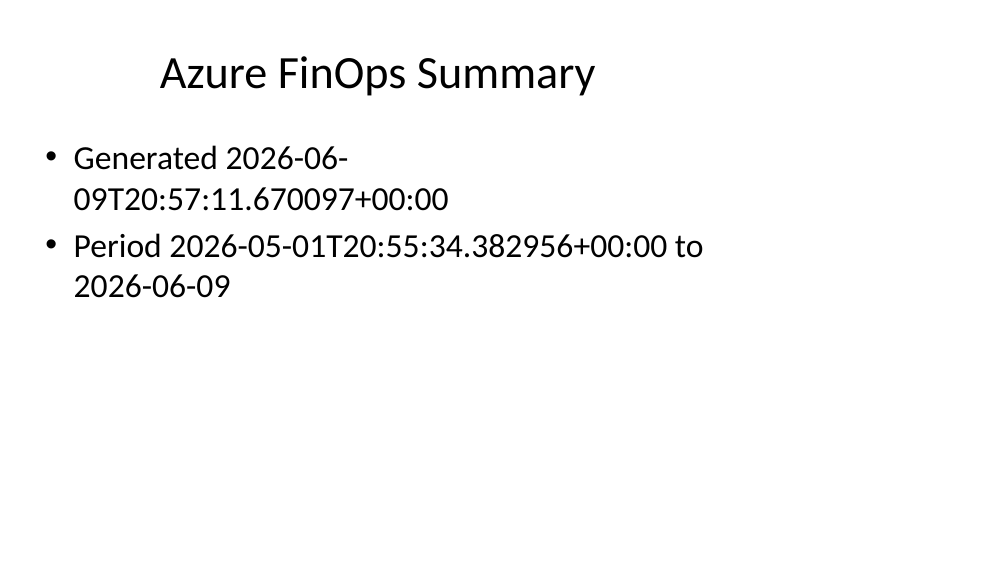
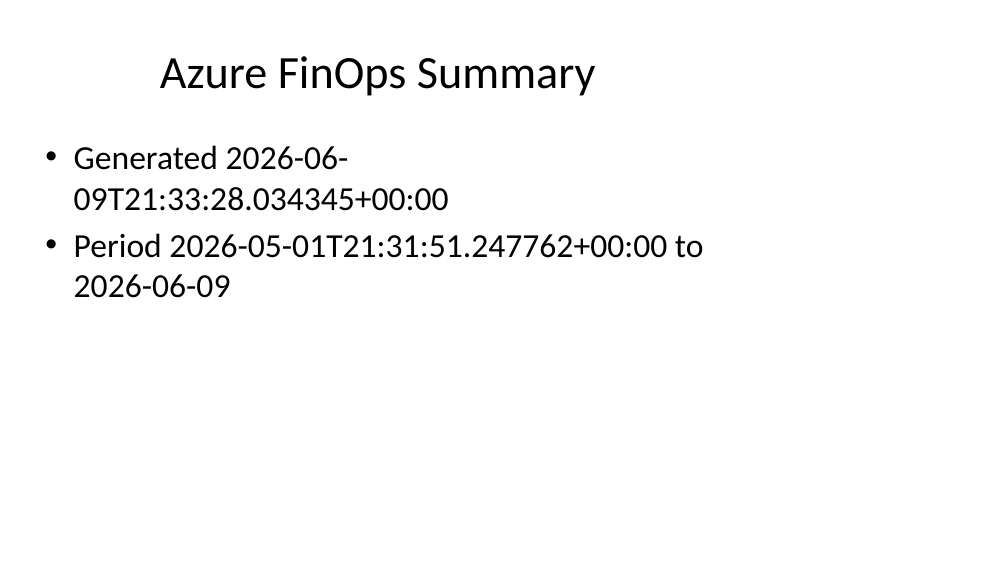
Before and after one commit to jwgmpi-wolff/AppsandScripts, a slide deck: slide 1 of finops-agent/artifacts/finops_summary.pptx. Drawn at 1008x567 pixels with LibreOffice and Linux fonts; fonts in the diff are those of the drawing. Boxes give left, top, right and bottom in pixels: in the first picture for what was removed or moved away, otherwise in the second. Text is boxed around its words. In the diff, an @@ line names an element or a change of style, - is before the commit and + after.

```diff
--- a/finops-agent/artifacts/finops_summary.pptx
+++ b/finops-agent/artifacts/finops_summary.pptx
@@ text at <box>74,145,704,298</box>: text changed @@
-• Generated 2026-06-09T20:57:11.670097+00:00
-• Period 2026-05-01T20:55:34.382956+00:00 to 2026-06-09
+• Generated 2026-06-09T21:33:28.034345+00:00
+• Period 2026-05-01T21:31:51.247762+00:00 to 2026-06-09
```
Also in this commit, not shown: 1 other slide changed, 1 slide added, 1 slide removed, 8 other files.
